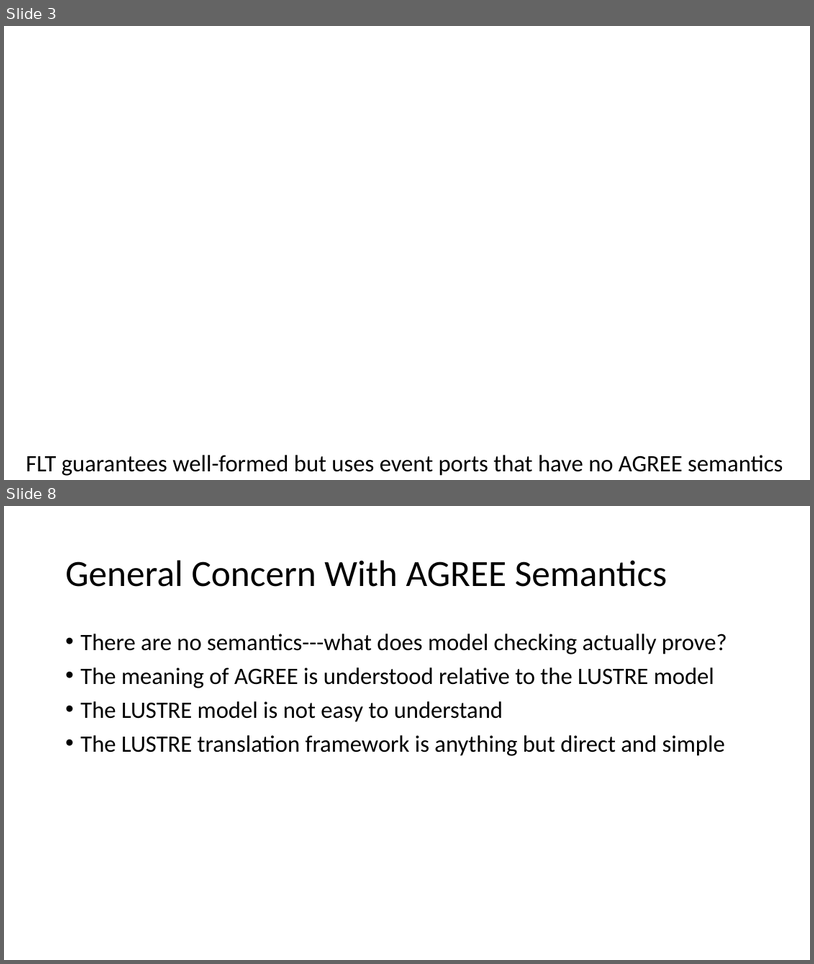
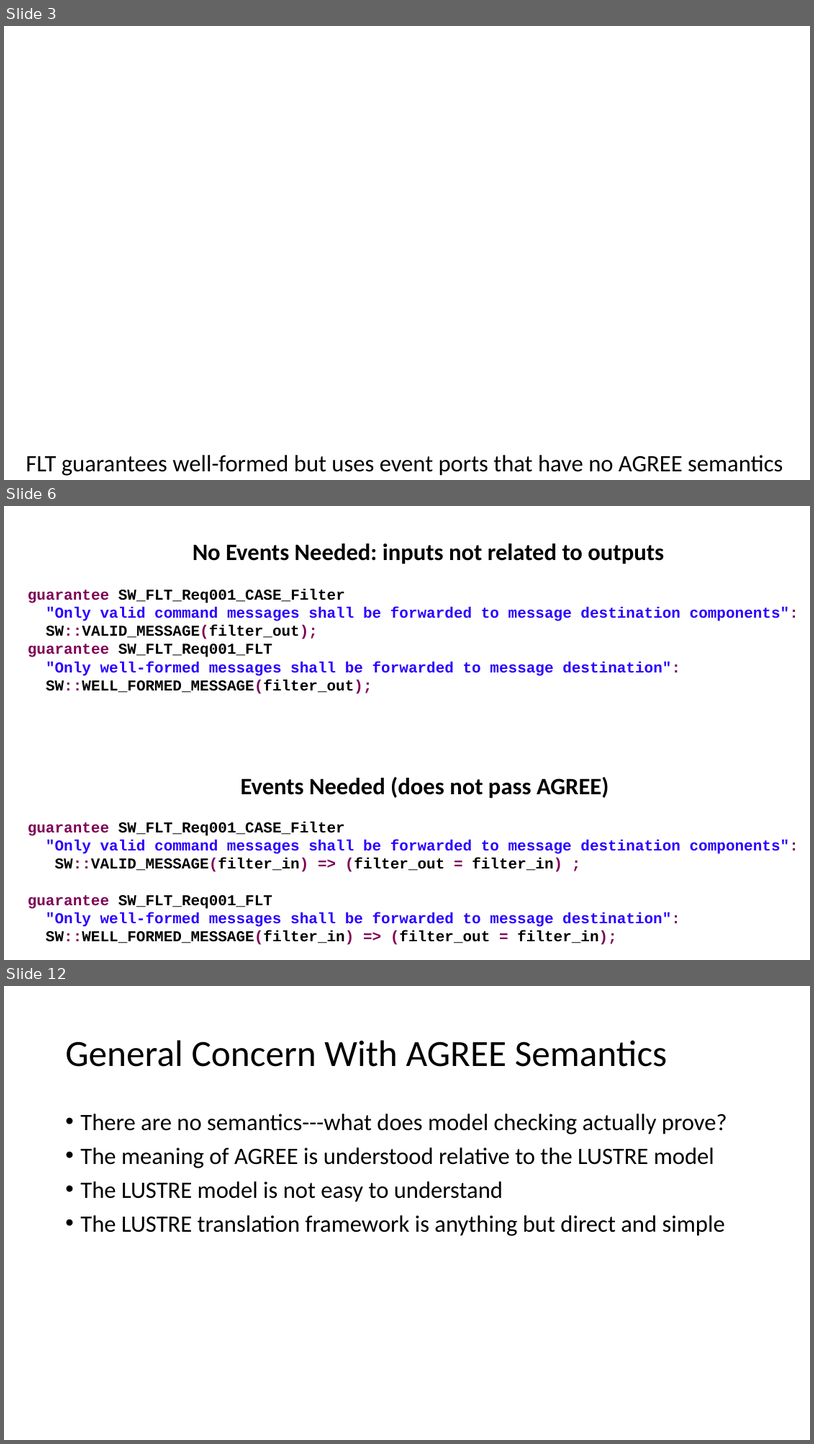
Before and after one commit to loonwerks/CASE, a slide deck: TA2/AGREE_event_ports/agree_event_semantics.pptx. Shown one above the other, each under a label of ours: slides 3 and 8 before the commit, slides 3, 6 and 12 after it; the slides between them are not shown. The pictures are 814x964 and 814x1444 pixels, drawn with LibreOffice and Linux fonts; fonts in the diff are those of the drawing; background and template pictures are left out. Boxes give left, top, right and bottom in pixels: in the first picture for what was removed or moved away, otherwise in the second. Text is boxed around its words. In the diff, an @@ line names an element or a change of style, - is before the commit and + after.

Commit message:
Add event models and assume semantics

```diff
--- a/TA2/AGREE_event_ports/agree_event_semantics.pptx
+++ b/TA2/AGREE_event_ports/agree_event_semantics.pptx
@@ slide 6 added at <box>4,506,810,960</box>, background #FFFFFF @@
@@ text added at <box>193,543,664,564</box>, 28 pt, text #000000, bold @@
+No Events Needed: inputs not related to outputs
@@ text added at <box>28,589,799,694</box>, 18 pt, text #2A00FF, bold @@
+guarantee SW_FLT_Req001_CASE_Filter
+"Only valid command messages shall be forwarded to message destination components":
+SW::VALID_MESSAGE(filter_out);
+guarantee SW_FLT_Req001_FLT
+"Only well-formed messages shall be forwarded to message destination":
+SW::WELL_FORMED_MESSAGE(filter_out);
@@ text added at <box>241,777,610,798</box>, 28 pt, text #000000, bold @@
+Events Needed (does not pass AGREE)
@@ text added at <box>28,821,799,944</box>, 18 pt, text #000000, bold @@
+guarantee SW_FLT_Req001_CASE_Filter
+"Only valid command messages shall be forwarded to message destination components":
+SW::VALID_MESSAGE(filter_in) => (filter_out = filter_in) ;
+guarantee SW_FLT_Req001_FLT
+"Only well-formed messages shall be forwarded to message destination":
+SW::WELL_FORMED_MESSAGE(filter_in) => (filter_out = filter_in);
@@ what was slide 8 is now slide 12 @@
```
Also in this commit, not shown: 4 slides changed, 4 other slides added, 4 other files.
